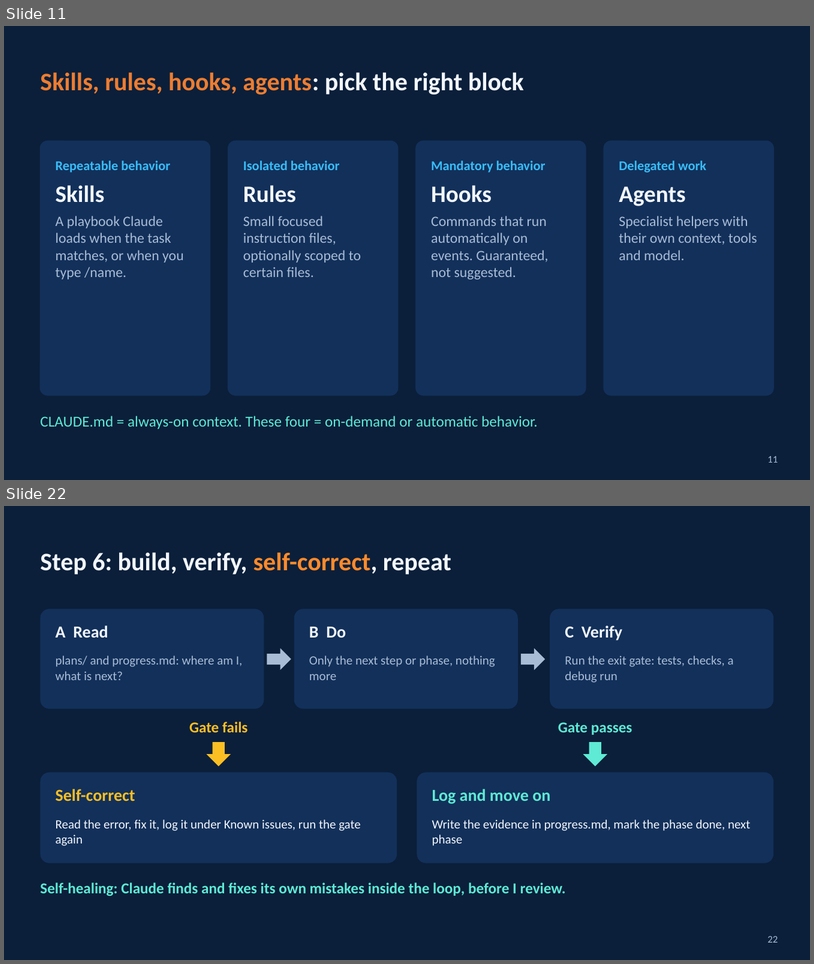
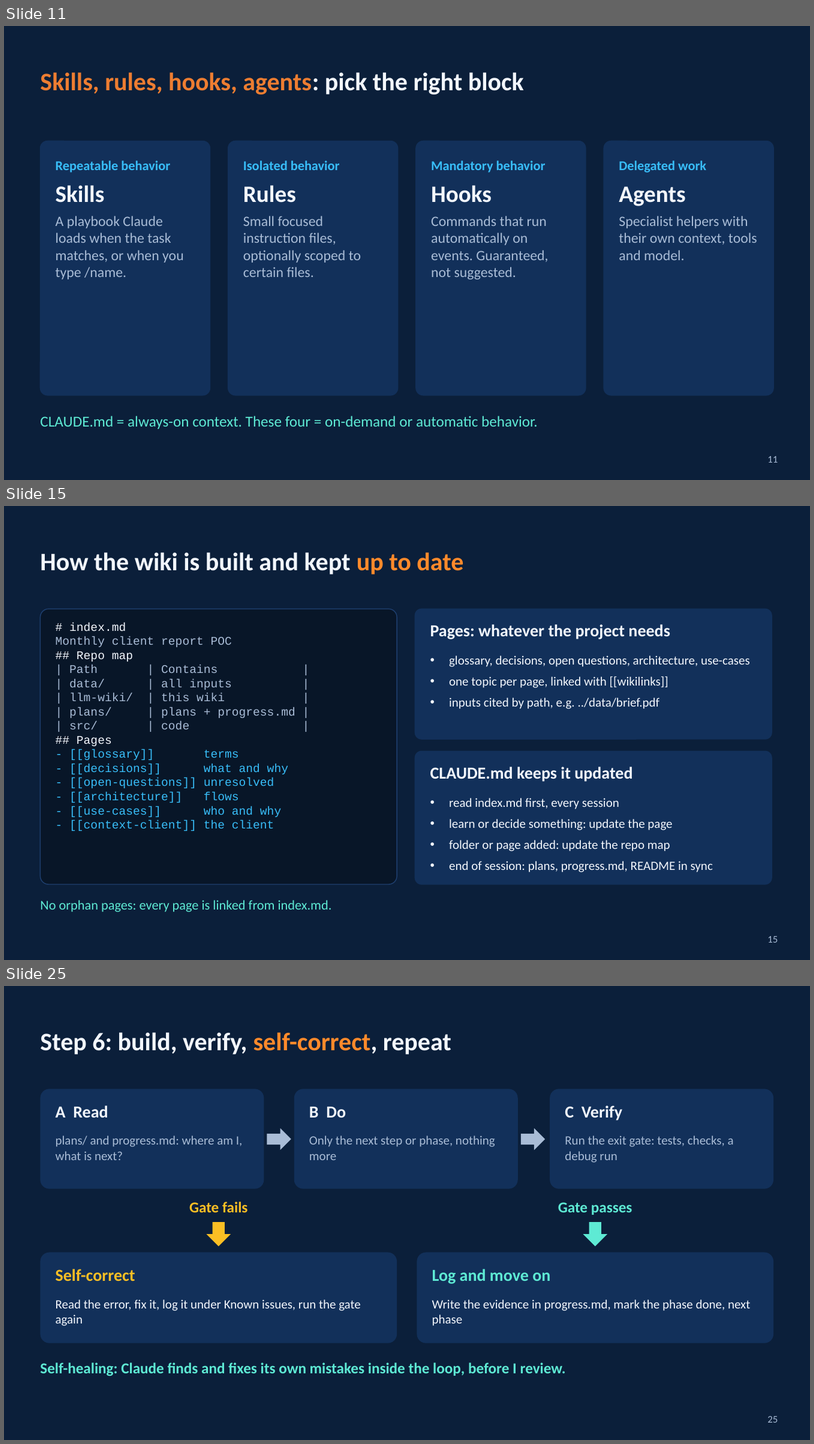
Before and after one commit to HinePo/ai-agent-learning-path, a slide deck: resources/claude_code_vscode_tricks.pptx. Shown one above the other, each under a label of ours: slides 11 and 22 before the commit, slides 11, 15 and 25 after it; the slides between them are not shown. The pictures are 814x964 and 814x1444 pixels, drawn with LibreOffice and Linux fonts; fonts in the diff are those of the drawing. Boxes give left, top, right and bottom in pixels: in the first picture for what was removed or moved away, otherwise in the second. Text is boxed around its words. In the diff, an @@ line names an element or a change of style, - is before the commit and + after.

```diff
--- a/resources/claude_code_vscode_tricks.pptx
+++ b/resources/claude_code_vscode_tricks.pptx
@@ slide 15 added at bbox=[4, 506, 810, 960], background #0B1F3A @@
@@ title added at bbox=[40, 552, 464, 574], 30 pt, text #F2F6FC, bold @@
+How the wiki is built and kept up to date
@@ rounded rectangle added at bbox=[40, 609, 397, 884], fill #081628, outline #1E3F6F 1 pt @@
@@ rounded rectangle added at bbox=[416, 609, 772, 739], fill #12305A, outline #12305A 1 pt @@
@@ text added at bbox=[56, 622, 295, 831], 14 pt, text #38BDF8 @@
+# index.md
+Monthly client report POC
+## Repo map
+| Path | Contains |
+| data/ | all inputs |
+| llm-wiki/ | this wiki |
+| plans/ | plans + progress.md |
+| src/ | code |
+## Pages
+- [[glossary]] terms
+- [[decisions]] what and why
+- [[open-questions]] unresolved
+- [[architecture]] flows
+- [[use-cases]] who and why
+- [[context-client]] the client
@@ text added at bbox=[431, 624, 671, 639], 20 pt, text #F2F6FC, bold @@
+Pages: whatever the project needs
@@ text added at bbox=[449, 655, 750, 709], 15 pt, text #F2F6FC @@
+• glossary, decisions, open questions, architecture, use-cases
+• one topic per page, linked with [[wikilinks]]
+• inputs cited by path, e.g. ../data/brief.pdf
@@ rounded rectangle added at bbox=[416, 751, 772, 884], fill #12305A, outline #12305A 1 pt @@
@@ text added at bbox=[431, 766, 633, 781], 20 pt, text #F2F6FC, bold @@
+CLAUDE.md keeps it updated
@@ text added at bbox=[449, 798, 713, 872], 15 pt, text #F2F6FC @@
+• read index.md first, every session
+• learn or decide something: update the page
+• folder or page added: update the repo map
+• end of session: plans, progress.md, README in sync
@@ text added at bbox=[40, 900, 332, 912], 16 pt, text #5EEAD4 @@
+No orphan pages: every page is linked from index.md.
@@ page number added at bbox=[768, 936, 778, 942], 12 pt, text #A9BCD6 @@
+15
@@ what was slide 22 is now slide 25 @@
@@ page number at bbox=[768, 1416, 778, 1422]: text changed @@
-22
+25
```
Also in this commit, not shown: 15 slides changed, 2 other slides added, 2 other files.
